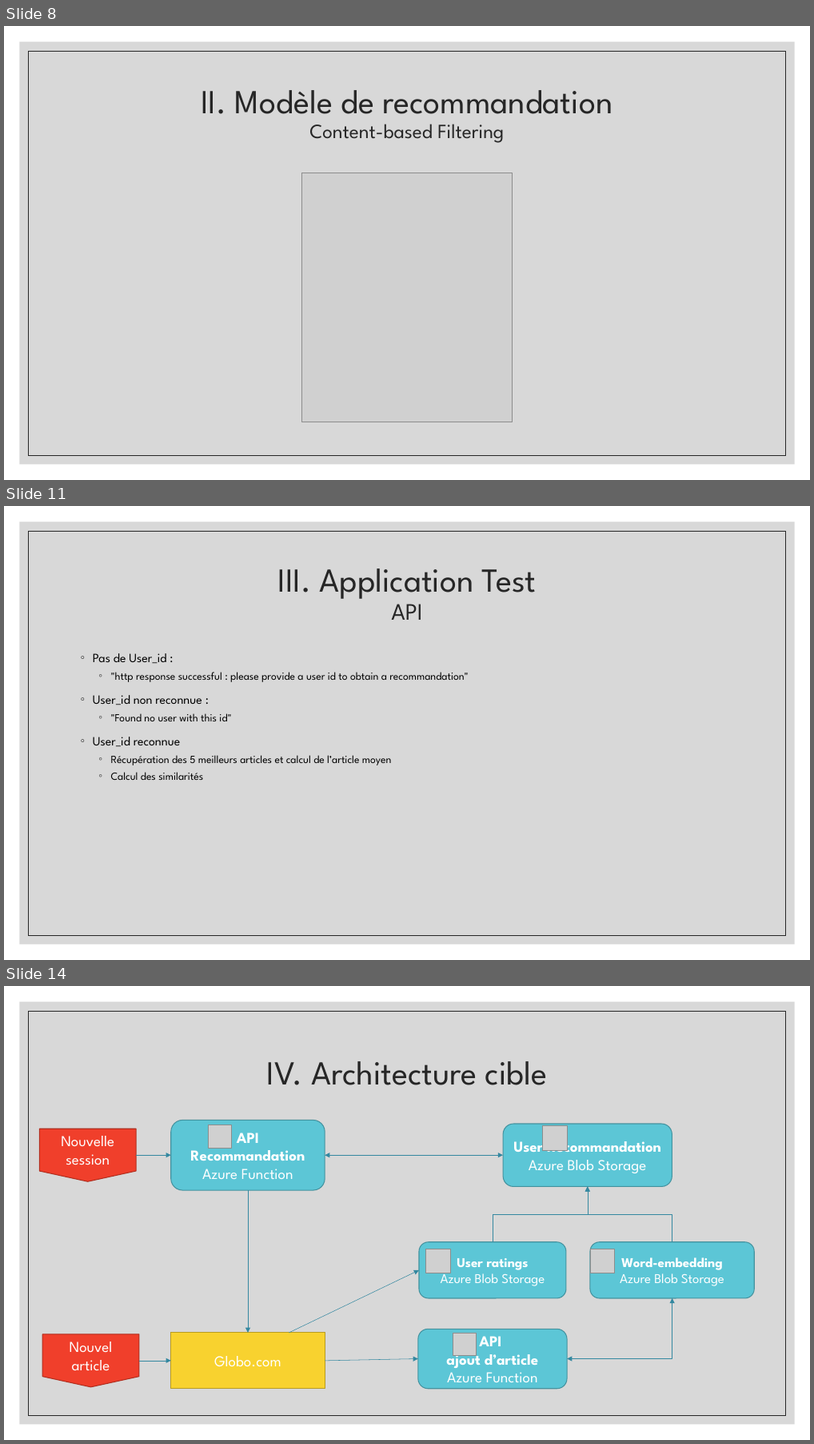
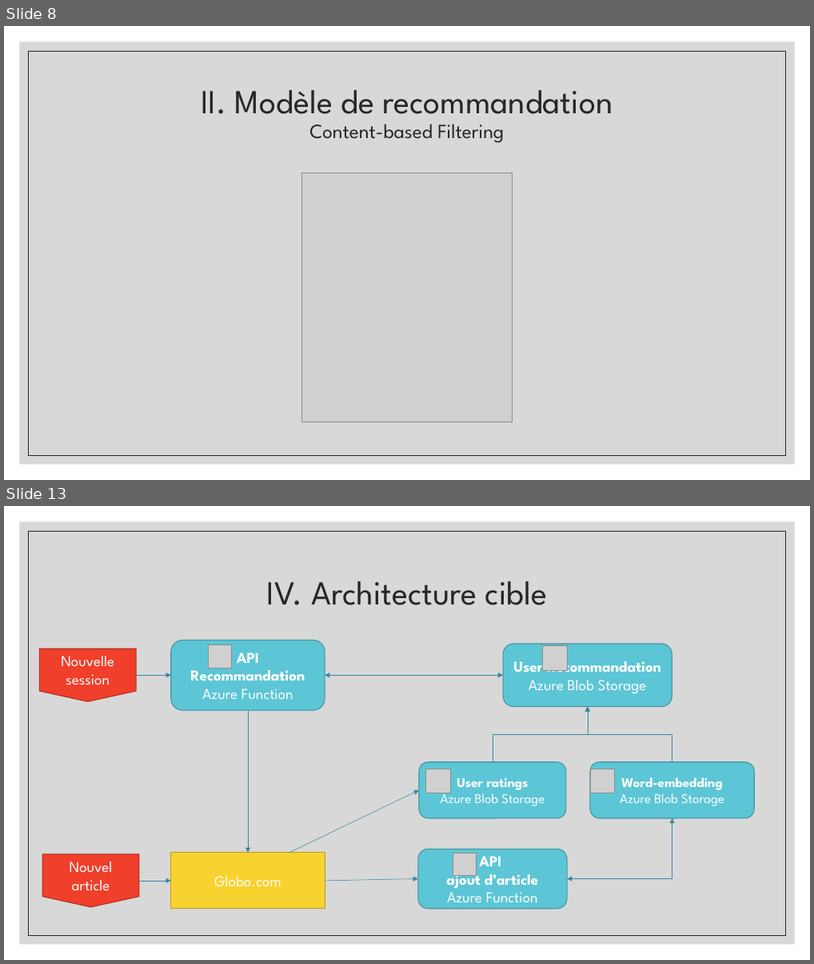
Before and after one commit to AntoninGarret/P9-Logo-Recommandation, a slide deck: Presentation.pptx. Shown one above the other, each under a label of ours: slides 8, 11 and 14 before the commit, slides 8 and 13 after it; the slides between them are not shown. The pictures are 814x1444 and 814x964 pixels, drawn with LibreOffice and Linux fonts; fonts in the diff are those of the drawing; grey boxes stand for pictures. Boxes give left, top, right and bottom in pixels: in the first picture for what was removed or moved away, otherwise in the second. Text is boxed around its words. In the diff, an @@ line names an element or a change of style, - is before the commit and + after.

```diff
--- a/Presentation.pptx
+++ b/Presentation.pptx
@@ slide 11 removed at (4,506,810,960), background #FFFFFF; not listed: 2 template elements that a slide beside it also shows @@
@@ title removed at (278,568,536,620) @@
-III. Application Test
-API
@@ text removed at (93,653,468,780) @@
-◦ Pas de User_id :
-  ◦ "http response successful : please provide a user id to obtain a recommandation"
-◦ User_id non reconnue :
-  ◦ "Found no user with this id"
-◦ User_id reconnue
-  ◦ Récupération des 5 meilleurs articles et calcul de l’article moyen
-  ◦ Calcul des similarités
@@ what was slide 14 is now slide 13 @@
```
Also in this commit, not shown: 6 slides changed, 1 other file.
